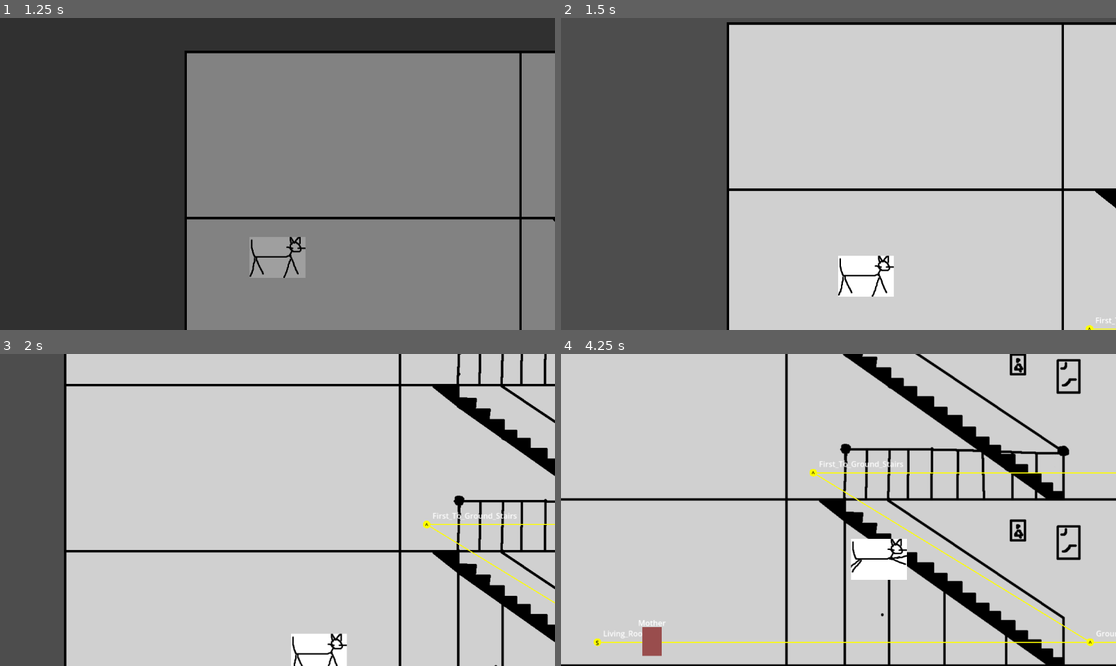
Above: before the commit, frames 1-4 (two rows, left to right).
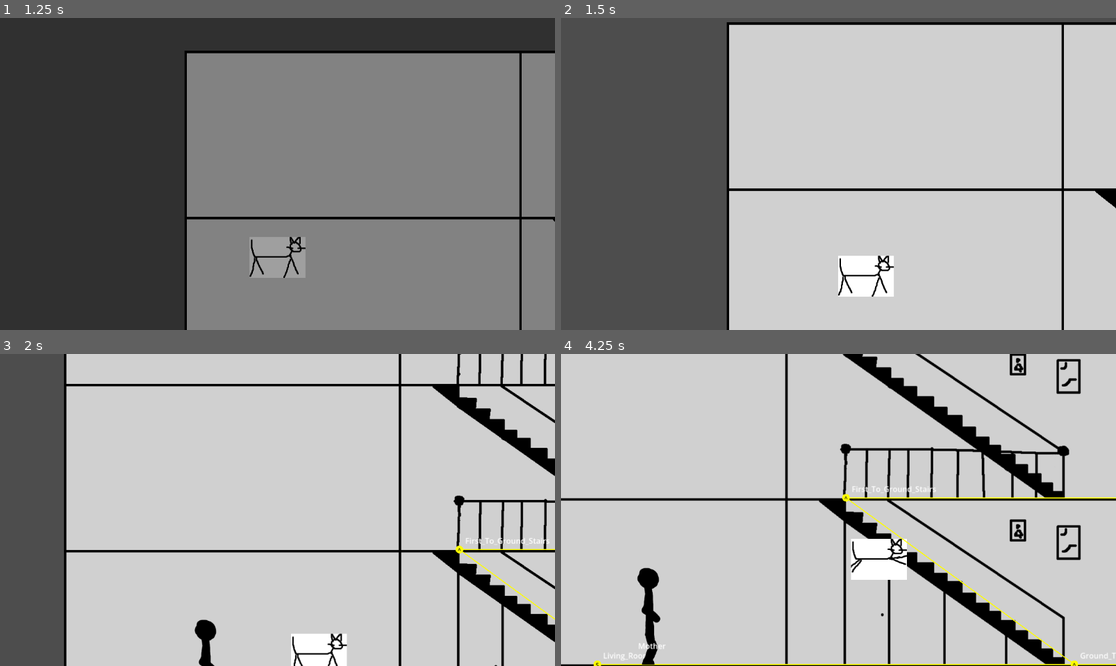
Above: after the commit, the same moments.

Repository: TinTuna/rjvel-bad-ideas-game-jam-2026
Game: Godot game, scene res://scenes/menus/main_menu.tscn
Same seed, same stepped clock (60 frames per second), same inputs: the game is played once before the commit and once after it.
Inputs:
- Up to frame 1 (1.25 s): click "Play" at 0.5 s
- Up to frame 2 (1.5 s): tap Enter at 1.25 s; hold D (move_right) from 1.28 s (still down); tap E (interact) at 1.35 s
- Up to frame 3 (2 s): keep holding D (move_right); tap Space (jump) at 1.52, 1.82 s
- Up to frame 4 (4.25 s): tap E (interact) at 2.1, 3.05, 3.8 s; tap Space (jump) at 2.27, 2.57, 3.77, 4.07 s; release D (move_right) at 2.78 s; hold A (move_left) 2.78-3.53 s; tap G at 2.85 s; hold D (move_right) from 3.53 s (still down); tap 1 at 3.6 s

Frame 1 is identical in both runs. In frame 2, less than 0.1% of the frame differs, in the area x 94-100%, y 95-100%; in frame 3, 1.0%; in frame 4, 3.0%, in the area x 5-100%, y 34-100%.

Commit message:
feat: Add some animations to Mother

Diff:
--- a/scenes/entities/family_members/mother.tscn
+++ b/scenes/entities/family_members/mother.tscn
@@ -1,9 +1,71 @@
 [gd_scene format=3 uid="uid://b8k7mqh2wvn0y"]
 
 [ext_resource type="Script" uid="uid://dn5op50cmqiow" path="res://scripts/entities/ai/mother.gd" id="1_mother"]
+[ext_resource type="Texture2D" uid="uid://c3jy7h264wbjj" path="res://assets/sprites/characters/mother/standing_away.png" id="2_niwe8"]
+[ext_resource type="Texture2D" uid="uid://px60jdvc742r" path="res://assets/sprites/characters/mother/sitting.png" id="3_8fri3"]
+[ext_resource type="Texture2D" uid="uid://cegcg8u54fqox" path="res://assets/sprites/characters/mother/standing.png" id="4_a56yy"]
+[ext_resource type="Texture2D" uid="uid://cox3w3qsel55e" path="res://assets/sprites/characters/mother/walking.png" id="5_4s62v"]
 
 [sub_resource type="RectangleShape2D" id="RectangleShape2D_mother"]
 size = Vector2(40, 60)
+
+[sub_resource type="AtlasTexture" id="AtlasTexture_phtog"]
+atlas = ExtResource("2_niwe8")
+region = Rect2(0, 0, 200, 300)
+
+[sub_resource type="AtlasTexture" id="AtlasTexture_sfs0x"]
+atlas = ExtResource("3_8fri3")
+region = Rect2(0, 0, 200, 300)
+
+[sub_resource type="AtlasTexture" id="AtlasTexture_7auuq"]
+atlas = ExtResource("4_a56yy")
+region = Rect2(0, 0, 200, 300)
+
+[sub_resource type="AtlasTexture" id="AtlasTexture_siey0"]
+atlas = ExtResource("5_4s62v")
+region = Rect2(0, 0, 200, 300)
+
+[sub_resource type="AtlasTexture" id="AtlasTexture_gwaf1"]
+atlas = ExtResource("5_4s62v")
+region = Rect2(200, 0, 200, 300)
+
+[sub_resource type="SpriteFrames" id="SpriteFrames_vu8lt"]
+animations = [{
+"frames": [{
+"duration": 1.0,
+"texture": SubResource("AtlasTexture_phtog")
+}],
+"loop": true,
+"name": &"interacting",
+"speed": 5.0
+}, {
+"frames": [{
+"duration": 1.0,
+"texture": SubResource("AtlasTexture_sfs0x")
+}],
+"loop": true,
+"name": &"sitting",
+"speed": 5.0
+}, {
+"frames": [{
+"duration": 1.0,
+"texture": SubResource("AtlasTexture_7auuq")
+}],
+"loop": true,
+"name": &"standing",
+"speed": 5.0
+}, {
+"frames": [{
+"duration": 1.0,
+"texture": SubResource("AtlasTexture_siey0")
+}, {
+"duration": 1.0,
+"texture": SubResource("AtlasTexture_gwaf1")
+}],
+"loop": true,
+"name": &"walking",
+"speed": 5.0
+}]
 
 [node name="Mother" type="CharacterBody2D" unique_id=1538733336]
 collision_layer = 0
@@ -13,12 +75,13 @@
 [node name="CollisionShape2D" type="CollisionShape2D" parent="." unique_id=858058414]
 shape = SubResource("RectangleShape2D_mother")
 
-[node name="Sprite" type="ColorRect" parent="." unique_id=1024672870]
-offset_left = -20.0
-offset_top = -30.0
-offset_right = 20.0
-offset_bottom = 30.0
-color = Color(0.6, 0.3, 0.3, 1)
+[node name="AnimatedSprite2D" type="AnimatedSprite2D" parent="." unique_id=2080563004]
+position = Vector2(0, -112.5)
+scale = Vector2(0.75, 0.75)
+sprite_frames = SubResource("SpriteFrames_vu8lt")
+animation = &"walking"
+frame = 1
+frame_progress = 0.21284518
 
 [node name="Label" type="Label" parent="." unique_id=349667500]
 offset_left = -30.0
--- a/scripts/entities/ai/family_member_base.gd
+++ b/scripts/entities/ai/family_member_base.gd
@@ -17,6 +17,12 @@
 
 @export_group("Debug")
 @export var debug_draw: bool = true
+
+# ============================================================================
+# NODES
+# ============================================================================
+
+@onready var animated_sprite: AnimatedSprite2D = $AnimatedSprite2D
 
 # ============================================================================
 # STATE
@@ -81,6 +87,7 @@
 				continue_patrol()
 
 	move_and_slide()
+	update_animation()
 
 	if debug_draw:
 		queue_redraw()
@@ -251,6 +258,34 @@
 
 
 # ============================================================================
+# ANIMATION
+# ============================================================================
+
+func update_animation() -> void:
+	if not animated_sprite:
+		return
+
+	match current_state:
+		State.IDLE:
+			animated_sprite.play("standing")
+
+		State.MOVING_TO_TARGET:
+			animated_sprite.play("walking")
+			# Flip sprite based on horizontal movement direction
+			if velocity.x != 0:
+				animated_sprite.flip_h = velocity.x < 0
+
+		State.WAITING:
+			animated_sprite.play("standing")
+
+		State.INTERACTING_SITTING:
+			animated_sprite.play("sitting")
+
+		State.INTERACTING_STANDING:
+			animated_sprite.play("interacting")
+
+
+# ============================================================================
 # DEBUG
 # ============================================================================
 
--- a/tests/test.tscn
+++ b/tests/test.tscn
@@ -50,34 +50,34 @@
 script = ExtResource("5_uofsi")
 
 [node name="Living_Room" parent="NavigationGraph" unique_id=962736779 instance=ExtResource("6_jenrn")]
-position = Vector2(305, 989)
+position = Vector2(305, 1035)
 point_type = 1
 connections = Array[NodePath]([NodePath("../Ground_To_First_Stairs")])
 metadata/_edit_lock_ = true
 
 [node name="Kitchen" parent="NavigationGraph" unique_id=1482635549 instance=ExtResource("6_jenrn")]
-position = Vector2(1765, 989)
+position = Vector2(1765, 1035)
 point_type = 2
 connections = Array[NodePath]([NodePath("../Ground_To_First_Stairs")])
 metadata/_edit_lock_ = true
 
 [node name="Ground_To_First_Stairs" parent="NavigationGraph" unique_id=1851204972 instance=ExtResource("6_jenrn")]
-position = Vector2(1328, 989)
+position = Vector2(1295, 1035)
 point_type = 3
 connections = Array[NodePath]([NodePath("../Living_Room"), NodePath("../Kitchen"), NodePath("../First_To_Ground_Stairs")])
 metadata/_edit_lock_ = true
 
 [node name="First_To_Ground_Stairs" parent="NavigationGraph" unique_id=1213853838 instance=ExtResource("6_jenrn")]
-position = Vector2(753, 637)
+position = Vector2(821, 689)
 point_type = 3
 connections = Array[NodePath]([NodePath("../Ground_To_First_Stairs"), NodePath("../First_Bedroom")])
 metadata/_edit_lock_ = true
 
 [node name="First_Bedroom" parent="NavigationGraph" unique_id=889766224 instance=ExtResource("6_jenrn")]
-position = Vector2(1765, 637)
+position = Vector2(1765, 689)
 point_type = 2
 connections = Array[NodePath]([NodePath("../First_To_Ground_Stairs")])
 metadata/_edit_lock_ = true
 
 [node name="Mother" parent="." unique_id=1078002835 instance=ExtResource("7_jenrn")]
-position = Vector2(302, 987)
+position = Vector2(302, 1035)
Binary file added: assets/sprites/characters/mother/sitting.png
Not shown, added: assets/sprites/characters/mother/sitting.png.import
Binary file added: assets/sprites/characters/mother/standing.png
Not shown, added: assets/sprites/characters/mother/standing.png.import
Binary file added: assets/sprites/characters/mother/standing_away.png
Not shown, added: assets/sprites/characters/mother/standing_away.png.import
Binary file added: assets/sprites/characters/mother/walking.png
Not shown, added: assets/sprites/characters/mother/walking.png.import
